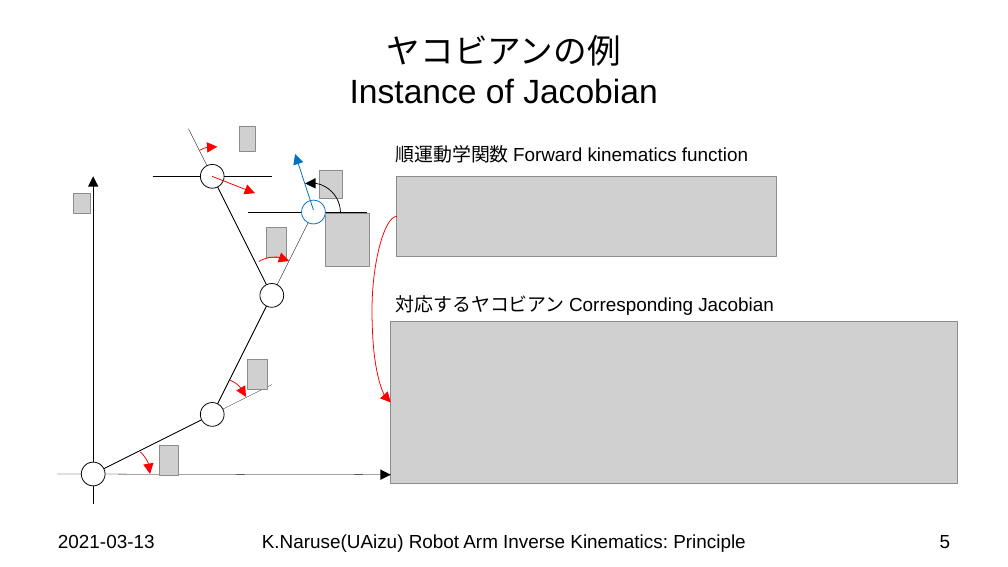
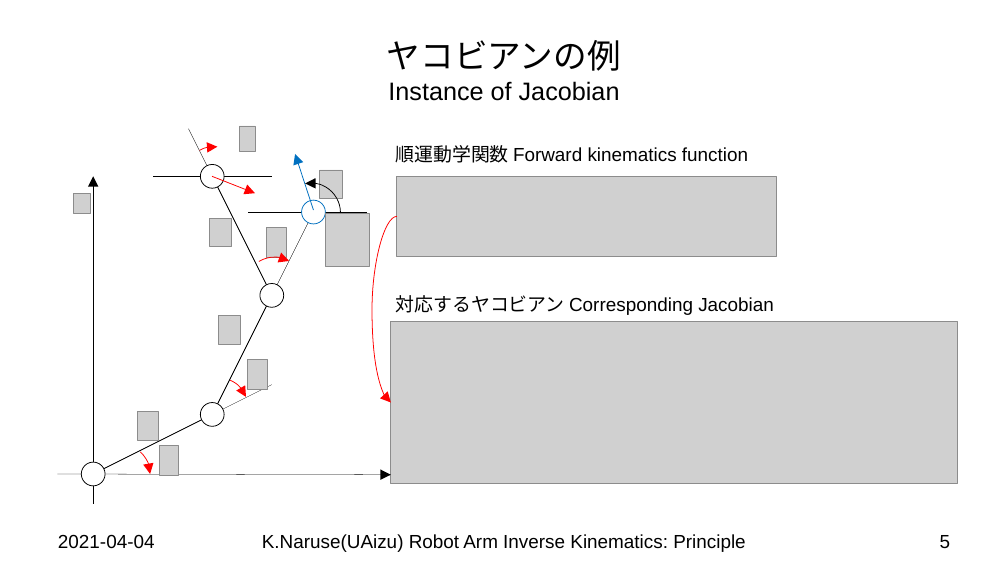
Before and after one commit to keitaronaruse/Naruse-robotics-tutorial, a slide deck: slide 5 of doc/slides/Robot-Arm-Inverse-Kinematics-Principle.pptx. Drawn at 1008x567 pixels with LibreOffice and Linux fonts; fonts in the diff are those of the drawing; grey boxes stand for pictures; background and template pictures are left out. Boxes give left, top, right and bottom in pixels: in the first picture for what was removed or moved away, otherwise in the second. Text is boxed around its words. In the diff, an @@ line names an element or a change of style, - is before the commit and + after.

```diff
--- a/doc/slides/Robot-Arm-Inverse-Kinematics-Principle.pptx
+++ b/doc/slides/Robot-Arm-Inverse-Kinematics-Principle.pptx
@@ title "ヤコビアンの例 Instance of Jacobian" at (387,40,621,101): size 32 to 24 pt in "Instance of Jacobian" @@
@@ picture added at (209,219,231,247) @@
@@ picture added at (219,315,240,344) @@
@@ picture added at (138,411,158,440) @@
@@ text at (58,534,155,549): text changed @@
-2021-03-13
+2021-04-04
```
Also in this commit, not shown: 5 other slides changed, 2 slides added, 9 other files.
